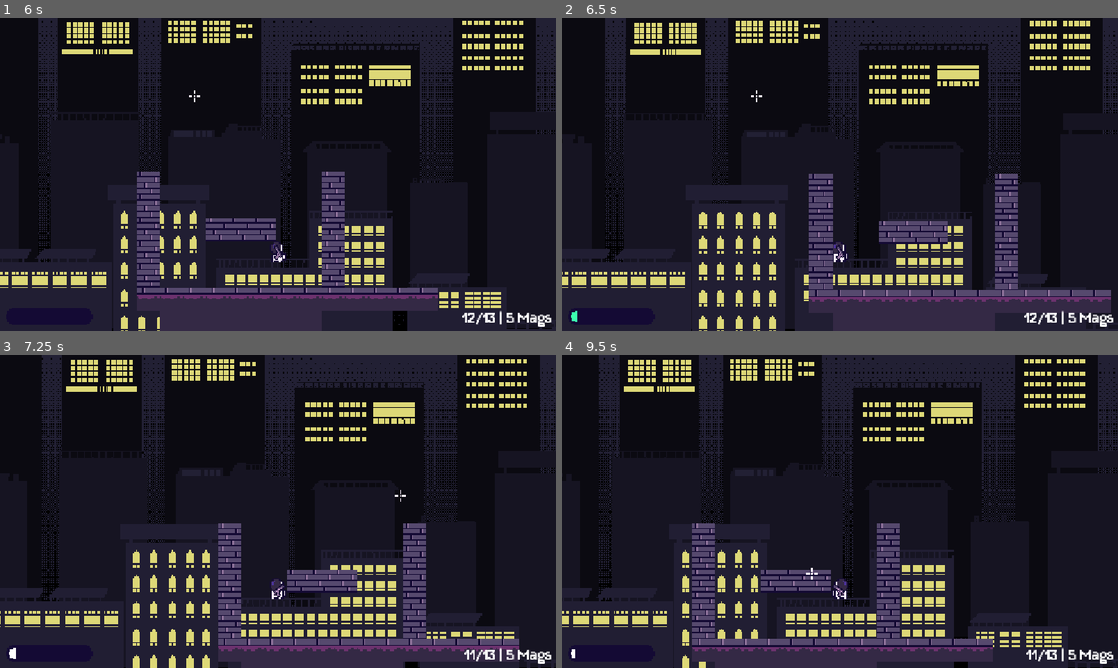
Above: before the commit, frames 1-4 (two rows, left to right).
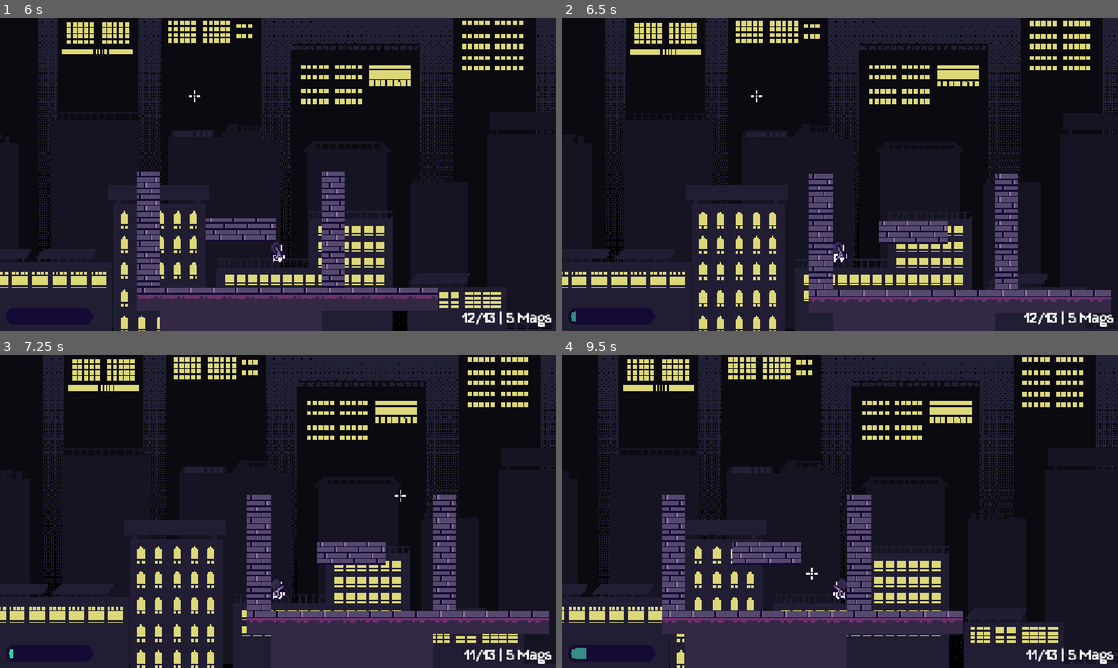
Above: after the commit, the same moments.

Repository: kyteidev/rogueshot
Game: Godot game, scene res://scenes/game_debug.tscn
Two runs of this game, one before a commit and one after it. Both use one fixed random seed, a clock stepped at 60 frames per second and the inputs below.
Inputs (mouse positions are in pixels of both pictures, inside the frame that each line leads up to):
- Up to frame 1 (6 s): tap Enter at 0.5 s; move the mouse to (400, 158) at 0.52 s; hold Shift (player_sprint) 0.53-1.28 s; hold D (player_right) 0.53-2.03 s; tap W (player_jump) at 0.77, 0.8, 1.07, 1.35, 1.52, 1.82, 2.3, 3.02, 3.32, 3.77, 3.8, 4.07, 4.52, 4.82, 5.3, 5.85 s; move the mouse to (166, 190) at 1.27 s; tap Shift (player_sprint) at 1.55, 2.85, 4.55 s; move the mouse to (333, 105) at 2.02 s; press the mouse at (333, 105) at 2.03 s; hold A (player_left) 2.03-2.78 s; move the mouse to (250, 237) at 2.77 s; release the mouse at (250, 237) at 2.78 s; hold D (player_right) 2.78-4.28 s; move the mouse to (444, 221) at 3.52 s; tap E (weapon_next) at 3.6 s; move the mouse to (111, 127) at 4.27 s; hold A (player_left) 4.28-5.03 s; tap Q (weapon_previous) at 4.35 s; move the mouse to (305, 174) at 5.02 s; hold D (player_right) 5.03-5.78 s; hold Shift (player_sprint) 5.03-5.78 s; move the mouse to (194, 96) at 5.77 s; hold A (player_left) from 5.78 s (still down)
- Up to frame 2 (6.5 s): keep holding A (player_left); tap W (player_jump) at 6.02, 6.32 s; tap Shift (player_sprint) at 6.05 s
- Up to frame 3 (7.25 s): keep holding A (player_left); move the mouse to (400, 495) at 6.52 s; press the mouse at (400, 495) at 6.53 s; tap W (player_jump) at 6.77, 6.8, 7.07 s
- Up to frame 4 (9.5 s): move the mouse to (728, 527) at 7.27 s; release A (player_left) at 7.28 s; release the mouse at (728, 527) at 7.28 s; hold D (player_right) from 7.28 s (still down); tap Shift (player_sprint) at 7.35, 9.05 s; tap W (player_jump) at 7.52, 7.82, 8.3, 9.02, 9.32 s; move the mouse to (895, 442) at 8.02 s; tap E (weapon_next) at 8.1 s; move the mouse to (812, 574) at 8.77 s; tap Q (weapon_previous) at 8.85 s

Frame 1 is identical in both runs. In frame 2, less than 0.1% of the frame differs, in the area x 1-3%, y 93-98%; in frame 3, 19%, in the area x 0-100%, y 0-100%; in frame 4, 17%.

Commit message:
make stamina recover slower when completely depleted

Diff:
--- a/scripts/hud.gd
+++ b/scripts/hud.gd
@@ -3,6 +3,10 @@
 
 var sm = StateManager
 const STAMINA_BAR_DELAY = 0.5
+
+const STAMINA_COLOR = Color("3cffae")
+const STAMINA_FLASH_COLOR = Color("32757c")
+const STAMINA_FLASH_DELAY = 0.5
 
 @onready var ammo_mag_label = $AmmoMagLabel
 
@@ -13,6 +17,9 @@
 var displayed_stamina_loss = 100.0
 var delayed_stamina_loss = true
 
+var stamina_tween: Tween
+var stamina_was_depleted = false
+
 
 func _process(delta: float) -> void:
 	# update ammo info
@@ -22,6 +29,14 @@
 	# update stamina info
 	stamina_bar.value = sm.stamina
 
+	# flash stamina bar if completely depleted
+	if sm.stamina_depleted and not stamina_was_depleted:
+		start_stamina_flash()
+	elif not sm.stamina_depleted and stamina_was_depleted:
+		stop_stamina_flash()
+	stamina_was_depleted = sm.stamina_depleted
+
+	# delay the stamina loss bar
 	if sm.used_stamina:
 		sm.used_stamina = false
 		delayed_stamina_loss = false
@@ -39,5 +54,21 @@
 	stamina_loss_bar.value = displayed_stamina_loss
 
 
+func start_stamina_flash() -> void:
+	if stamina_tween:
+		stamina_tween.kill()
+
+	stamina_tween = create_tween().set_loops()
+	stamina_tween.tween_property(stamina_bar, "tint_progress", STAMINA_FLASH_COLOR, STAMINA_FLASH_DELAY)
+	stamina_tween.tween_property(stamina_bar, "tint_progress", STAMINA_COLOR, STAMINA_FLASH_DELAY)
+
+
+func stop_stamina_flash() -> void:
+	if stamina_tween:
+		stamina_tween.kill()
+
+	create_tween().tween_property(stamina_bar, "tint_progress", STAMINA_COLOR, STAMINA_FLASH_DELAY)
+
+
 func _on_stamina_bar_timer_timeout() -> void:
 	delayed_stamina_loss = true
--- a/scripts/player.gd
+++ b/scripts/player.gd
@@ -11,6 +11,7 @@
 const MAX_STAMINA = 100.0
 const STAMINA_RECOVERY_DELAY = 2.0
 const STAMINA_RECOVERY_RATE = 20.0
+const STAMINA_SLOW_RECOVERY_MULTIPLIER = 0.75
 
 const SPRINT_STAMINA_RATE = 25.0
 const WALLBOUNCE_STAMINA_RATE = 20.0
@@ -60,6 +61,13 @@
 		if value < prev_stamina:
 			sm.used_stamina = true
 		prev_stamina = value
+
+		if stamina == 0:
+			stamina_depleted = true
+var stamina_depleted = false:
+	set(value):
+		stamina_depleted = value
+		sm.stamina_depleted = value
 
 
 func _ready() -> void:
@@ -112,7 +120,7 @@
 	# sprint system
 	speed = BASE_SPEED
 	if is_on_floor():
-		if Input.is_action_pressed("player_sprint") and stamina > 0.0:
+		if Input.is_action_pressed("player_sprint") and stamina > 0.0 and not stamina_depleted:
 			sprinting = true
 			speed *= SPRINT_MULTIPLIER
 			stamina -= SPRINT_STAMINA_RATE * delta
@@ -125,7 +133,10 @@
 	# recover stamina when not sprinting
 	if stamina_timer.is_stopped():
 		regenerating_stamina = true
-		stamina += STAMINA_RECOVERY_RATE * delta
+		stamina += STAMINA_RECOVERY_RATE * delta * (STAMINA_SLOW_RECOVERY_MULTIPLIER if stamina_depleted else 1.0)
+
+		if stamina == MAX_STAMINA:
+			stamina_depleted = false
 
 	# flip direction
 	var direction := Input.get_axis("player_left", "player_right")
@@ -153,7 +164,7 @@
 		velocity.x = move_toward(velocity.x, direction * AIR_MAX_SPEED, AIR_ACCEL * delta)
 
 	# wallbounce
-	if is_on_wall() and not is_on_floor() and Input.is_action_just_pressed("player_jump") and stamina > 0.0:
+	if is_on_wall() and not is_on_floor() and Input.is_action_just_pressed("player_jump") and stamina > 0.0 and not stamina_depleted:
 		var wall_normal = get_wall_normal().x
 		if wall_normal > 0:
 			anim_sprite.flip_h = false
--- a/scripts/state_manager.gd
+++ b/scripts/state_manager.gd
@@ -8,4 +8,5 @@
 var reloading: bool = false
 
 var stamina: float = 100.0
+var stamina_depleted: bool = false
 var used_stamina: bool = false
